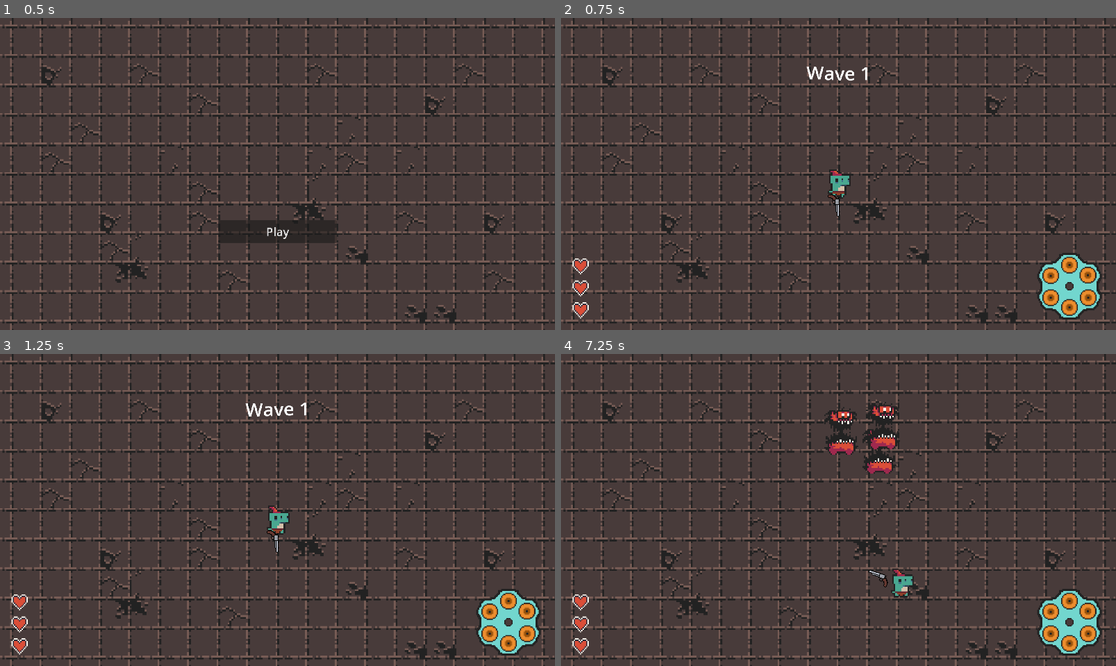
Above: before the commit, frames 1-4 (two rows, left to right).
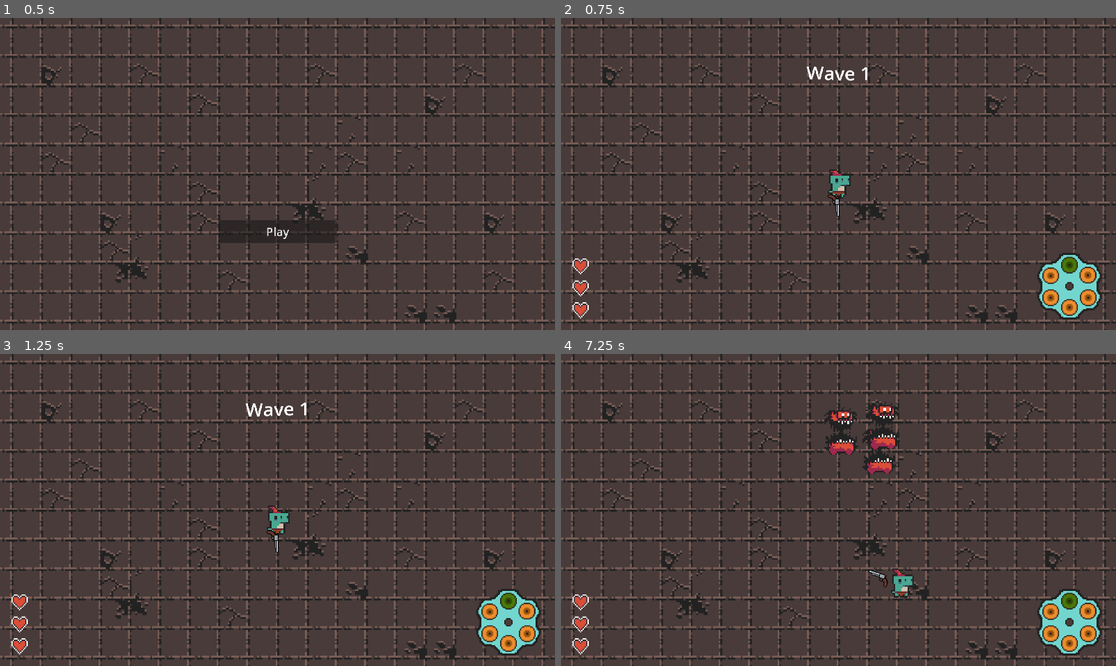
Above: after the commit, the same moments.

Repository: Meemog/GMTK2025
Game: Godot game, scene res://main.tscn
The game is run twice, just before and just after one commit, with the same random seed, the same clock (stepped at 60 frames per second) and the same inputs.
Inputs (mouse positions are in pixels of both pictures, inside the frame that each line leads up to):
- Up to frame 1 (0.5 s): no input
- Up to frame 2 (0.75 s): click "Play" at 0.5 s
- Up to frame 3 (1.25 s): no input
- Up to frame 4 (7.25 s): move the mouse to (960, 494) at 1.27 s; hold D (right) 1.28-2 s; click (960, 494) at 1.35 s; drag from (727, 525) to (899, 522) at 2.02 s; move the mouse to (894, 441) at 2.77 s; hold D (right) 2.78-3.5 s; click (894, 441) at 2.85 s; drag from (810, 572) to (672, 463) at 3.52 s; move the mouse to (1005, 556) at 4.27 s; hold A (left) 4.28-5 s; tap Space (dash) at 4.35 s; click (1005, 556) at 4.55 s; drag from (672, 463) to (855, 357) at 5.02 s; move the mouse to (866, 510) at 5.77 s; hold S (down) 5.78-6.5 s; click (866, 510) at 5.85 s; drag from (755, 432) to (727, 525) at 6.52 s

Frame 1 is identical in both runs. In frame 2, 0.1% of the frame differs, in the area x 90-93%, y 76-82%; in frame 3, 0.1%; in frame 4, 0.1%.

Commit message:
updated how temp bullet effect work. Multiple temp should now stack

Diff:
--- a/main/Bullets/robin_hood_bullet.gd
+++ b/main/Bullets/robin_hood_bullet.gd
@@ -3,6 +3,11 @@
 func shoot(player : Player) -> void:
     for i in range(3):
         var idx : int = (player.bullet_pointer+1+i) % 6
-        player.bullet_temp_bonuses[idx]["piercing"] = true
-        player.bullet_temp_bonuses[idx]["damage"] = 0.6
-        player.bullet_temp_bonuses[idx]["range"] = 1.4
+        var temp_bonuses : Dictionary = {}
+        temp_bonuses["piercing"] = true
+        temp_bonuses["damage"] = 0.6
+        temp_bonuses["range"] = 1.4
+        player.bullet_temp_bonuses[idx].append(temp_bonuses)
+        #player.bullet_temp_bonuses[idx]["piercing"] = true
+        #player.bullet_temp_bonuses[idx]["damage"] = 0.6
+        #player.bullet_temp_bonuses[idx]["range"] = 1.4
--- a/main/Scenes/death_overlay.tscn
+++ b/main/Scenes/death_overlay.tscn
@@ -12,6 +12,7 @@
 script = ExtResource("1_nb5c6")
 
 [node name="ColorRect" type="ColorRect" parent="."]
+layout_mode = 0
 offset_right = 40.0
 offset_bottom = 40.0
 scale = Vector2(47.9248, 26.9963)
--- a/main/Scenes/player.tscn
+++ b/main/Scenes/player.tscn
@@ -1,10 +1,11 @@
-[gd_scene load_steps=21 format=3 uid="uid://b1g1pjlvoxks4"]
+[gd_scene load_steps=22 format=3 uid="uid://b1g1pjlvoxks4"]
 
 [ext_resource type="Script" uid="uid://djbh478p5uo2r" path="res://Scripts/player.gd" id="1_f1ek2"]
 [ext_resource type="PackedScene" uid="uid://br3fu8n5ergvx" path="res://Scenes/bullet.tscn" id="2_tx1dd"]
 [ext_resource type="Script" uid="uid://cnexkc647mh6q" path="res://Data/bullet.gd" id="3_tx1dd"]
 [ext_resource type="Resource" uid="uid://d31b3s2ga4wl0" path="res://Bullets/basic_bullet.tres" id="4_gymyn"]
 [ext_resource type="Texture2D" uid="uid://b7ytds7mwl6nb" path="res://Assets/0x72_DungeonTilesetII_v1.7.png" id="4_pu2lt"]
+[ext_resource type="Resource" uid="uid://bnjfnoodk0w2b" path="res://Bullets/robin_hood_bullet.tres" id="4_ukyrk"]
 [ext_resource type="Texture2D" uid="uid://tgpr881hjyqd" path="res://Assets/gun.png" id="5_ukyrk"]
 [ext_resource type="AudioStream" uid="uid://dxd44vgwrh235" path="res://Assets/explosion.wav" id="6_7dp3o"]
 [ext_resource type="AudioStream" uid="uid://da4ubi4qkyqic" path="res://Assets/cock.mp3" id="7_h4iuc"]
@@ -98,7 +99,7 @@
 script = ExtResource("1_f1ek2")
 firing_cooldown = 0.4
 bullet_scene = ExtResource("2_tx1dd")
-starting_bullets = Array[ExtResource("3_tx1dd")]([ExtResource("4_gymyn"), ExtResource("4_gymyn"), ExtResource("4_gymyn"), ExtResource("4_gymyn"), ExtResource("4_gymyn"), ExtResource("4_gymyn")])
+starting_bullets = Array[ExtResource("3_tx1dd")]([ExtResource("4_ukyrk"), ExtResource("4_gymyn"), ExtResource("4_gymyn"), ExtResource("4_gymyn"), ExtResource("4_gymyn"), ExtResource("4_gymyn")])
 
 [node name="BodySprite" type="AnimatedSprite2D" parent="."]
 scale = Vector2(7, 7)
--- a/main/Scripts/player.gd
+++ b/main/Scripts/player.gd
@@ -44,7 +44,7 @@
 var time_since_dash = dash_cooldown
 var time_since_reload = reload_time
 var active = true
-var bullet_temp_bonuses : Array[Dictionary] = [{},{},{},{},{},{}]
+var bullet_temp_bonuses : Array[Array] = [[],[],[],[],[],[]]
 var collision_damage = 22
 
 # Player stats
@@ -167,6 +167,7 @@
     # apply temp bonuses
     new_temp_bullet = apply_temp_bonuses(bullet_temp_bonuses[bullet_pointer], new_temp_bullet)
     print(new_temp_bullet._to_string())
+    bullet_temp_bonuses[bullet_pointer] = []
 
     # instantiate and fire
     var bullet_vector = Vector2.ONE.rotated(gun_rotation - PI/4)
@@ -195,30 +196,30 @@
     if bullet_pointer >= 6:
         start_reload()
 
-func apply_temp_bonuses(bonuses : Dictionary, temp_bullet : TempBullet) -> TempBullet:
+func apply_temp_bonuses(bonuses, temp_bullet : TempBullet) -> TempBullet:
     if len(bonuses) == 0:
         return temp_bullet
 
-    var bonueses_keys = bonuses.keys()
-    var bonueses_values = bonuses.values()
-
     for i in range(len(bonuses)):
-        match bonueses_keys[i]:
-            "speed":
-                temp_bullet.speed *= bonueses_values[i]
-            "damage":
-                temp_bullet.damage *= bonueses_values[i]
-            "piercing":
-                temp_bullet.piercing = bonueses_values[i]
-            "knockback":
-                temp_bullet.knockback *= bonueses_values[i]
-            "range":
-                temp_bullet.range *= bonueses_values[i]
-            "status_effect":
-                temp_bullet.additional_status_effect.append(bonueses_values[i])
-            _:
-                pass
-    bonuses = {}
+        print(bonuses[i])
+        var bonueses_keys = bonuses[i].keys()
+        var bonueses_values = bonuses[i].values()
+        for j in range(len(bonueses_keys)):
+            match bonueses_keys[j]:
+                "speed":
+                    temp_bullet.speed *= bonueses_values[j]
+                "damage":
+                    temp_bullet.damage *= bonueses_values[j]
+                "piercing":
+                    temp_bullet.piercing = bonueses_values[j]
+                "knockback":
+                    temp_bullet.knockback *= bonueses_values[j]
+                "range":
+                    temp_bullet.range *= bonueses_values[j]
+                "status_effect":
+                    temp_bullet.additional_status_effect.append(bonueses_values[j])
+                _:
+                    pass
 
     return temp_bullet
 
--- a/main/main.gd
+++ b/main/main.gd
@@ -76,7 +76,6 @@
     spawn_manager.reset()
 
     player.reset()
-
     ammo_counter._on_reload()
 
     health_bar.queue_free()
Not shown: 1 places in main/Bullets/blank_bullet.tres that only renumber resources
Not shown: 1 places in main/Bullets/fire_bullet.tres that only renumber resources
